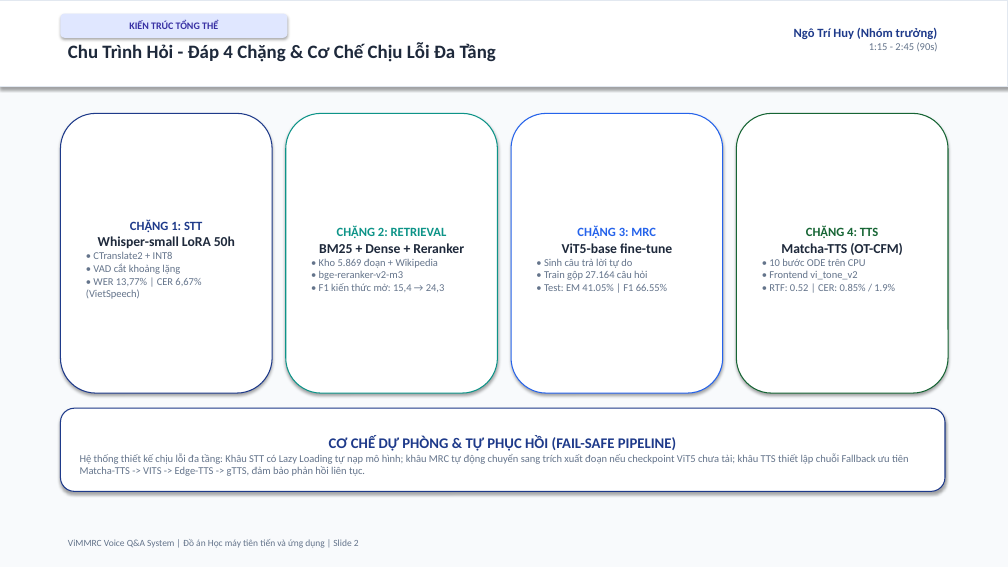
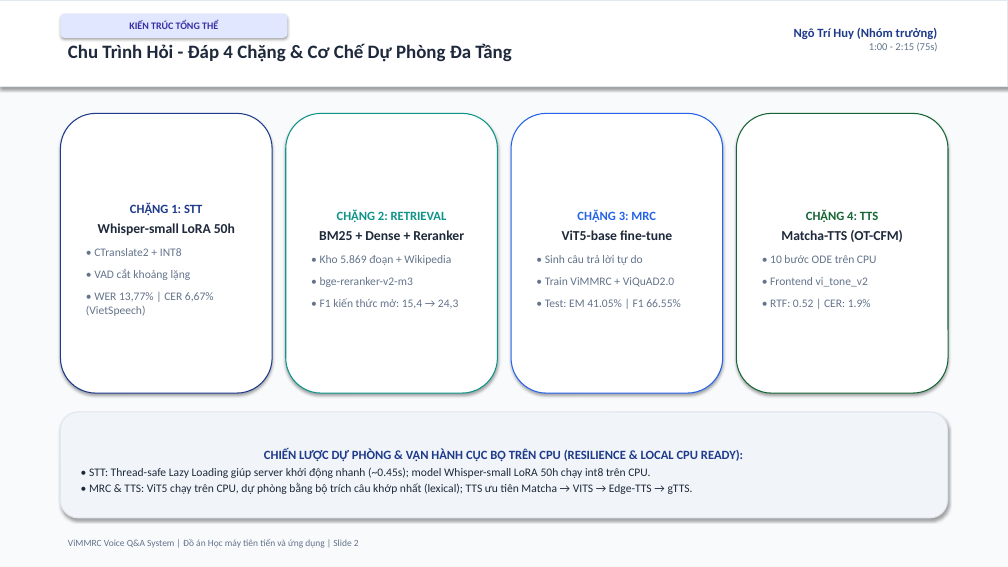
Before and after one commit to ngohuy04022000/vimmrc-qa-voice, a slide deck: slide 2 of docs/ViMMRC_Presentation_5min.pptx. Drawn at 1008x567 pixels with LibreOffice and Linux fonts; fonts in the diff are those of the drawing. Boxes give left, top, right and bottom in pixels: in the first picture for what was removed or moved away, otherwise in the second. Text is boxed around its words. In the diff, an @@ line names an element or a change of style, - is before the commit and + after.

```diff
--- a/docs/ViMMRC_Presentation_5min.pptx
+++ b/docs/ViMMRC_Presentation_5min.pptx
@@ text at (x1=68, y1=43, x2=511, y2=62): text changed @@
-Chu Trình Hỏi - Đáp 4 Chặng & Cơ Chế Chịu Lỗi Đa Tầng
+Chu Trình Hỏi - Đáp 4 Chặng & Cơ Chế Dự Phòng Đa Tầng
@@ text at (x1=869, y1=42, x2=938, y2=51): text changed @@
-1:15 - 2:45 (90s)
+1:00 - 2:15 (75s)
@@ text in rounded rectangle at (x1=86, y1=223, x2=235, y2=316): size 10 to 11 pt in "• CTranslate2 + INT8", "• VAD cắt khoảng lặng", "• WER 13,77% | CER 6,67% (VietSpeech)"; more space between paragraphs @@
@@ text in rounded rectangle at (x1=319, y1=230, x2=464, y2=308): size 10 to 11 pt in "• Kho 5.869 đoạn + Wikipedia", "• bge-reranker-v2-m3", "• F1 kiến thức mở: 15,4 → ..."; more space between paragraphs @@
@@ text in rounded rectangle at (x1=545, y1=230, x2=681, y2=307): size 10 to 11 pt in "• Sinh câu trả lời tự do", "• Test: EM 41.05% | F1 66.55%"; more space between paragraphs @@
@@ text in rounded rectangle at (x1=770, y1=230, x2=903, y2=287): size 10 to 11 pt in "• 10 bước ODE trên CPU", "• Frontend vi_tone_v2"; more space between paragraphs @@
@@ text in rounded rectangle at (x1=545, y1=277, x2=675, y2=287): text changed; size 10 to 11 pt @@
-• Train gộp 27.164 câu hỏi
+• Train ViMMRC + ViQuAD2.0
@@ text in rounded rectangle at (x1=770, y1=299, x2=871, y2=307): text changed; size 10 to 11 pt @@
-• RTF: 0.52 | CER: 0.85% / 1.9%
+• RTF: 0.52 | CER: 1.9%
@@ rounded rectangle "CHIẾN LƯỢC DỰ PHÒNG & ..." resized from (x1=60, y1=408, x2=945, y2=492) to (x1=60, y1=412, x2=948, y2=518) @@
@@ rounded rectangle "CHIẾN LƯỢC DỰ PHÒNG & ..." at (x1=60, y1=412, x2=948, y2=518): fill #FFFFFF to #F1F5F9; outline #1E3A8A 1 pt to #E2E8F0 1 pt @@
@@ text in rounded rectangle at (x1=89, y1=448, x2=743, y2=494): text changed; size 10 to 11 pt; text colour #64748B to #1E293B @@
-CƠ CHẾ DỰ PHÒNG & TỰ PHỤC HỒI (FAIL-SAFE PIPELINE)
-Hệ thống thiết kế chịu lỗi đa tầng: Khâu STT có Lazy Loading tự nạp mô hình; khâu MRC tự động chuyển sang trích xuất đoạn nếu checkpoint ViT5 chưa tải; khâu TTS thiết lập chuỗi Fallback ưu tiên Matcha-TTS -> VITS -> Edge-TTS -> gTTS, đảm bảo phản hồi liên tục.
+CHIẾN LƯỢC DỰ PHÒNG & VẬN HÀNH CỤC BỘ TRÊN CPU (RESILIENCE & LOCAL CPU READY):
+• STT: Thread-safe Lazy Loading giúp server khởi động nhanh (~0.45s); model Whisper-small LoRA 50h chạy int8 trên CPU.
+• MRC & TTS: ViT5 chạy trên CPU, dự phòng bằng bộ trích câu khớp nhất (lexical); TTS ưu tiên Matcha → VITS → Edge-TTS → gTTS.
```
Also in this commit, not shown: 5 other slides changed, 24 other files.
